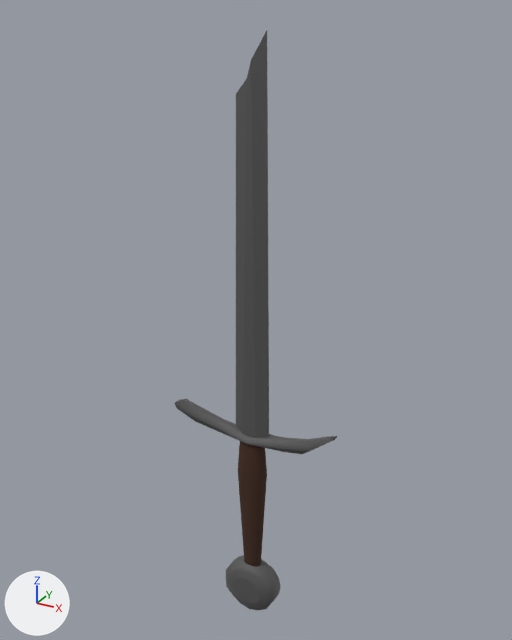
What one commit did to the Blender file DungeonGame/res/item/weapon/broken_sword/broken_sword.blend.
Before and after are seen from a 50 mm lens placed at (0.321, -0.574, 0.498), pointed at (-0.006, 0.02, 0.201). Every picture has the same lights, and +X, +Y and +Z are marked at lower left.
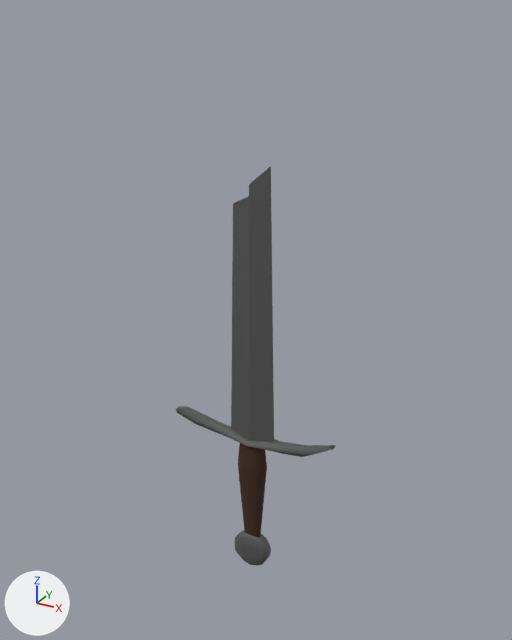
Changed parts and their boxes (x1, y1, x2, y2) in the pictures (512 x 640 px; the box of a moved part takes in the faces that stretch with it):
'Cylinder', reshaped (31% shorter)
    before: (175, 30, 337, 610)
    after: (176, 166, 336, 566)
part 1 of me_cylinder, moved or reshaped
    before: (175, 399, 337, 454)
    after: (176, 406, 336, 457)
part 2 of me_cylinder, moved or reshaped
    before: (226, 555, 280, 610)
    after: (235, 530, 271, 566)
part 3 of me_cylinder, rebuilt (25% shorter)
    before: (238, 441, 267, 567)
    after: (238, 443, 267, 537)
part 4 of me_cylinder, rebuilt (29% wider, 32% shorter)
    before: (236, 30, 269, 438)
    after: (231, 166, 274, 442)

Edits to the bpy script that builds the scene:
```text
Change me_cylinder:
    used by ob_cylinder; location = (0.0, 0.0, 0.0)
    remove me_cylinder.from_pydata(...)  # 368 vertices, 318 faces; spans x -0.099..0.098, y -0.016..0.017, z -0.167..0.482
    add me_cylinder.from_pydata(...)  # 367 vertices, 318 faces; spans x -0.098..0.097, y -0.013..0.013, z -0.102..0.367
    me_cylinder part 1: the loose piece of 68 vertices spanning x -0.099..0.098, y -0.013..0.013, z 0.066..0.101 is scaled about its middle by (0.991, 0.991, 0.728), then moved by (0.0, 0.0, -0.007)
    me_cylinder part 2: the loose piece of 96 vertices spanning x -0.034..0.034, y -0.016..0.017, z -0.167..-0.1 is scaled about its middle by (0.663, 0.551, 0.663), then moved by (0.0, 0.0, 0.054)
    me_cylinder part 3: the loose piece of 192 vertices spanning x -0.017..0.018, y -0.013..0.013, z -0.129..0.069 is rebuilt with 192 vertices and now spans x -0.017..0.018, y -0.013..0.013, z -0.078..0.066
    me_cylinder part 4: the loose piece of 12 vertices spanning x -0.02..0.021, y -0.007..0.007, z 0.071..0.482 is rebuilt with 11 vertices and now spans x -0.026..0.027, y -0.007..0.007, z 0.068..0.367
```
